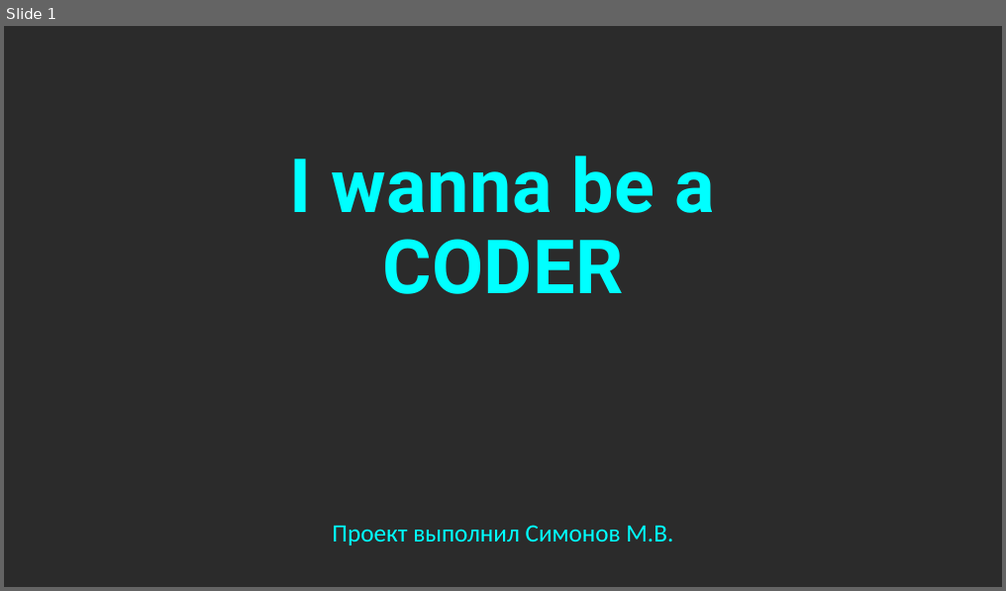
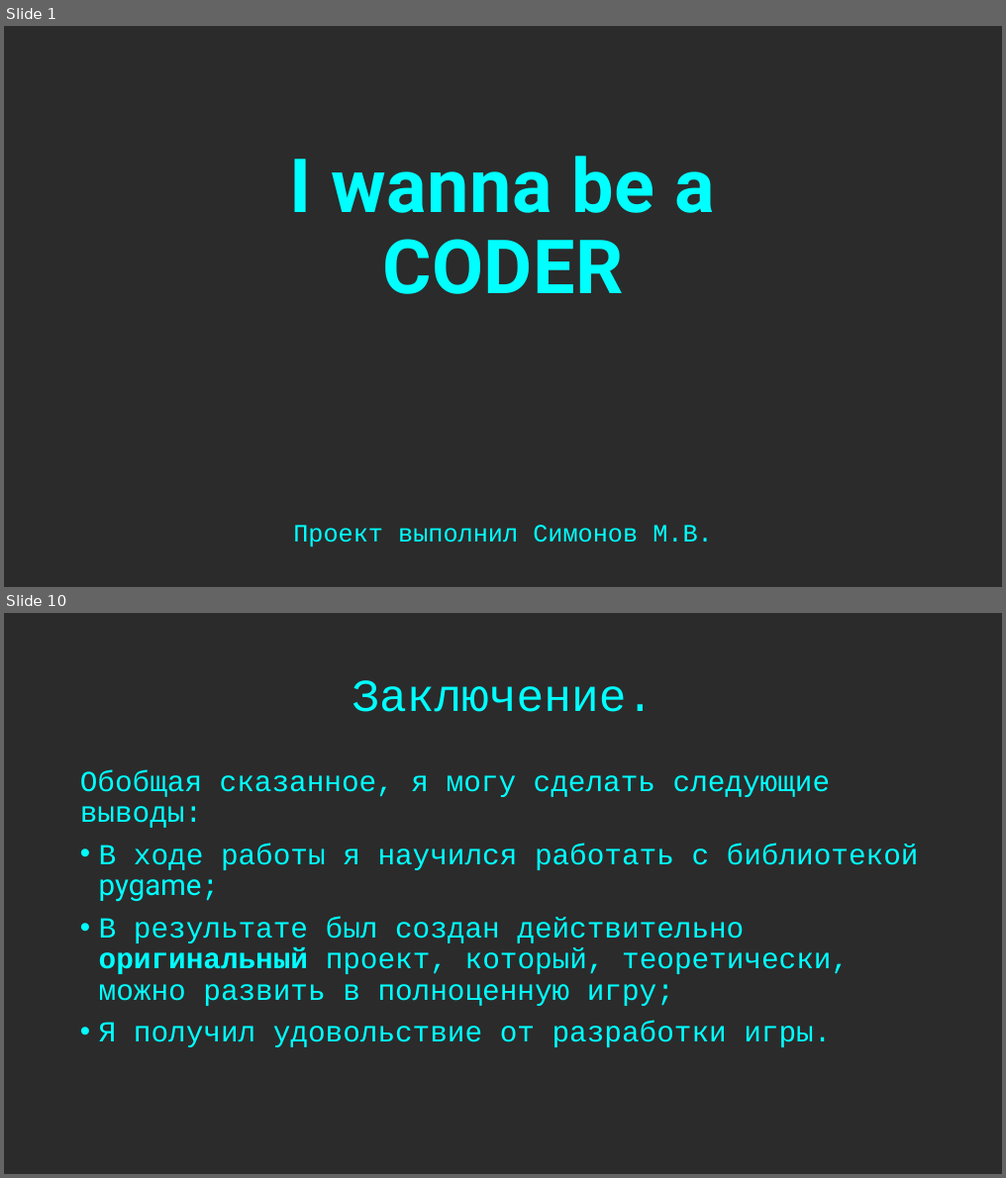
Before and after one commit to UuAcC/I_Wanna_Be_A_Coder, a slide deck: ПРЕЗЕНТАЦИЯ.pptx. Shown one above the other, each under a label of ours: slide 1 before the commit, slides 1 and 10 after it; the slides between them are not shown. The pictures are 1006x591 and 1006x1178 pixels, drawn with LibreOffice and Linux fonts; fonts in the diff are those of the drawing; background and template pictures are left out; a plain dark background stands for a picture behind light text. Boxes give left, top, right and bottom in pixels: in the first picture for what was removed or moved away, otherwise in the second. Text is boxed around its words. In the diff, an @@ line names an element or a change of style, - is before the commit and + after.

Commit message:
Presentation and another font
MINOR

```diff
--- a/ПРЕЗЕНТАЦИЯ.pptx
+++ b/ПРЕЗЕНТАЦИЯ.pptx
@@ slide 10 added at bbox=[4, 613, 1002, 1174], background picture (left out) @@
@@ title added at bbox=[351, 680, 653, 712], 44 pt, text #00FFFF @@
+Заключение.
@@ text added at bbox=[80, 770, 919, 1048], 28 pt, text #00FFFF @@
+Обобщая сказанное, я могу сделать следующие выводы:
+• В ходе работы я научился работать с библиотекой pygame;
+• В результате был создан действительно оригинальный проект, который, теоретически, можно развить в полноценную игру;
+• Я получил удовольствие от разработки игры.
@@ slide 1 changed as well @@
@@ subtitle "Проект выполнил Симонов М.В." at bbox=[293, 525, 713, 548]: font Calibri to Courier New @@
```
Also in this commit, not shown: 9 other slides added, 1 slide removed, 3 other files.
